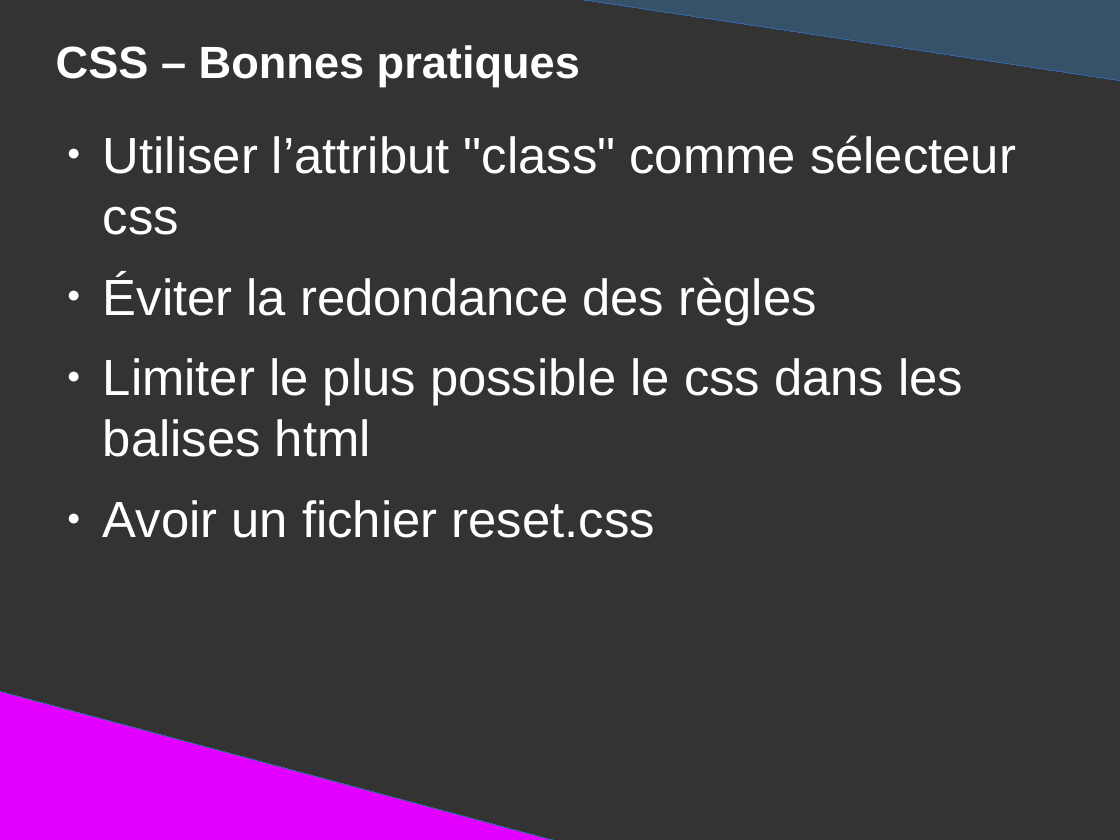
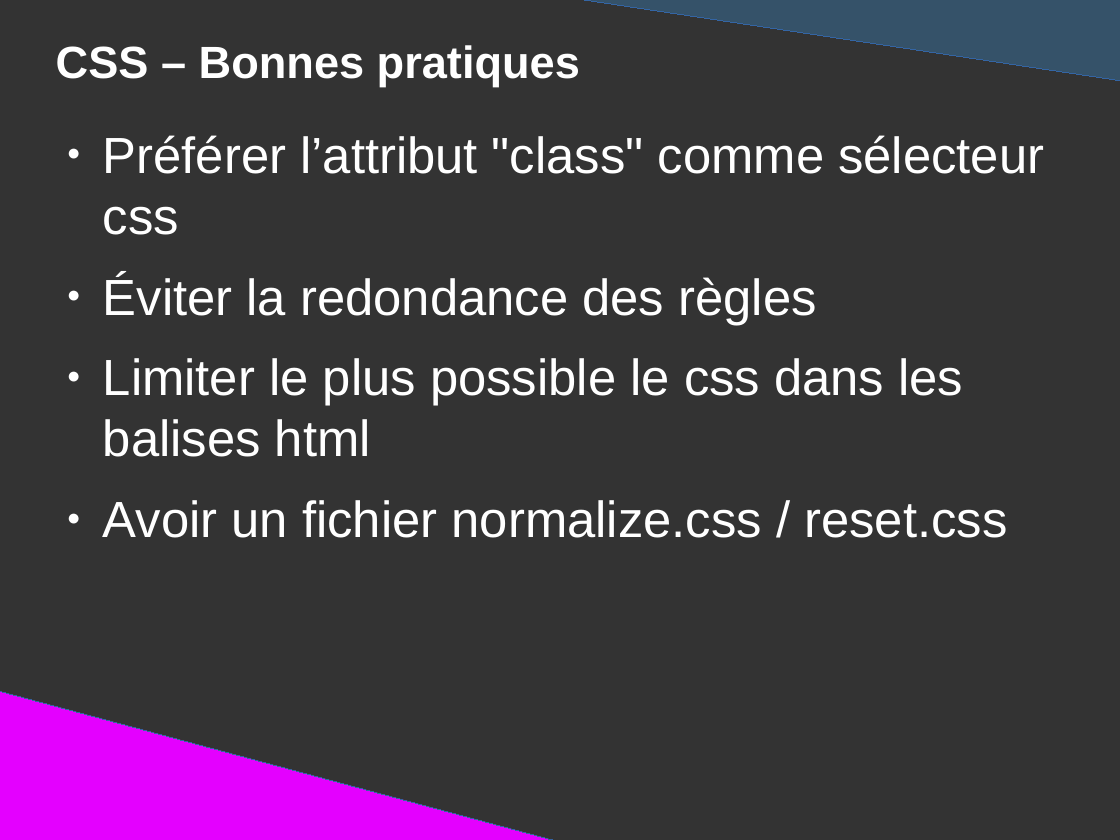
Before and after one commit to DanYellow/presentations, a slide deck: slide 11 of mmi/html/bonnes-pratiques/presentation.odp (slide 10 before the commit). Drawn at 1120x840 pixels with LibreOffice and Linux fonts; fonts in the diff are those of the drawing. Boxes give left, top, right and bottom in pixels: in the first picture for what was removed or moved away, otherwise in the second. Text is boxed around its words. In the diff, an @@ line names an element or a change of style, - is before the commit and + after.

```diff
--- a/mmi/html/bonnes-pratiques/presentation.odp
+++ b/mmi/html/bonnes-pratiques/presentation.odp
@@ text at bbox=[103, 135, 1044, 235]: text changed @@
-● Utiliser l’attribut "class" comme sélecteur css
+● Préférer l’attribut "class" comme sélecteur css
@@ text at bbox=[103, 500, 1007, 538]: text changed @@
-● Avoir un fichier reset.css
+● Avoir un fichier normalize.css / reset.css
```
Also in this commit, not shown: 6 other slides changed, 4 slides added, 30 other files.
